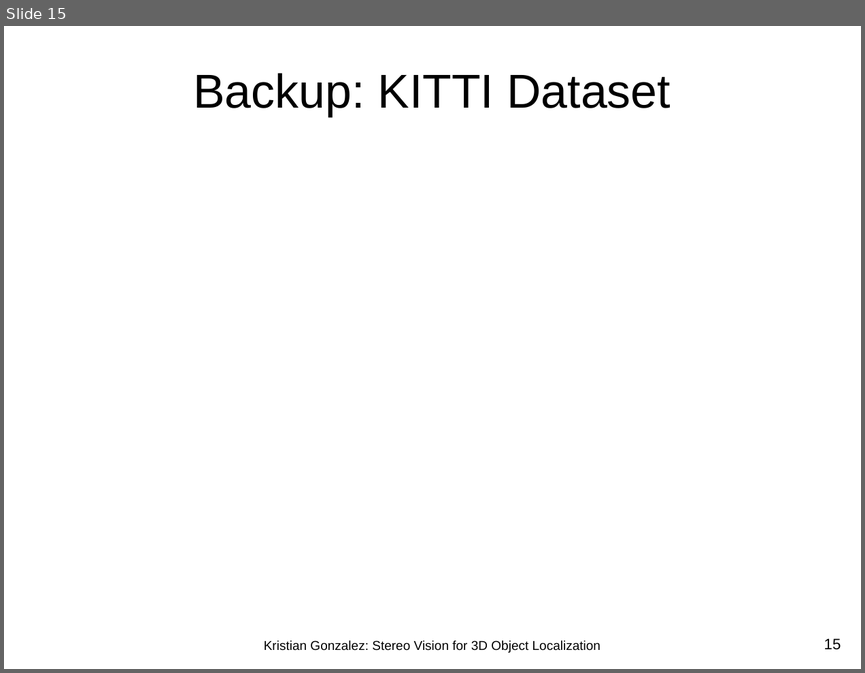
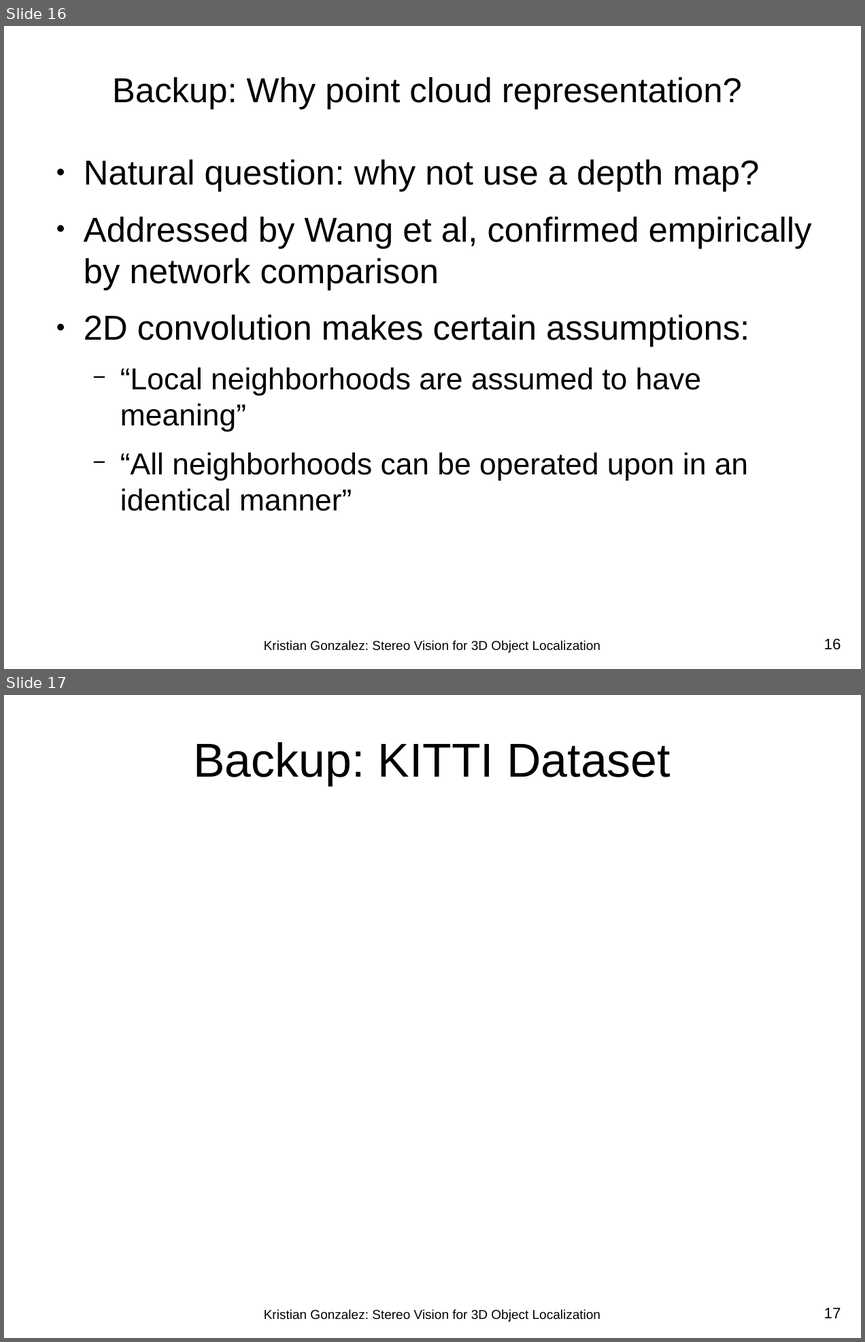
Before and after one commit to kjgonzalez/codefiles, a slide deck: k_thesis/02_presentation/thesis_presentation.odp. Shown one above the other, each under a label of ours: slide 15 before the commit, slides 16 and 17 after it. The pictures are 865x673 and 865x1342 pixels, drawn with LibreOffice and Linux fonts; fonts in the diff are those of the drawing; background and template pictures are left out. Boxes give left, top, right and bottom in pixels: in the first picture for what was removed or moved away, otherwise in the second. Text is boxed around its words. In the diff, an @@ line names an element or a change of style, - is before the commit and + after.

```diff
--- a/k_thesis/02_presentation/thesis_presentation.odp
+++ b/k_thesis/02_presentation/thesis_presentation.odp
@@ slide 16 added at [4, 26, 861, 669], background #FFFFFF @@
@@ title added at [112, 77, 742, 110], 32 pt, text #000000 @@
+Backup: Why point cloud representation?
@@ text added at [84, 159, 812, 511], 32 pt, text #000000 @@
+● Natural question: why not use a depth map?
+● Addressed by Wang et al, confirmed empirically by network comparison
+● 2D convolution makes certain assumptions:
+  − “Local neighborhoods are assumed to have meaning”
+  − “All neighborhoods can be operated upon in an identical manner”
@@ text added at [264, 640, 600, 652], 12 pt, text #000000 @@
+Kristian Gonzalez: Stereo Vision for 3D Object Localization
@@ page number added at [824, 638, 841, 650], 14 pt, text #000000 @@
+16
@@ what was slide 15 is now slide 17 @@
@@ page number at [824, 1307, 841, 1318]: text changed @@
-15
+17
```
Also in this commit, not shown: 6 slides changed, 1 other slide added, 1 other file.
